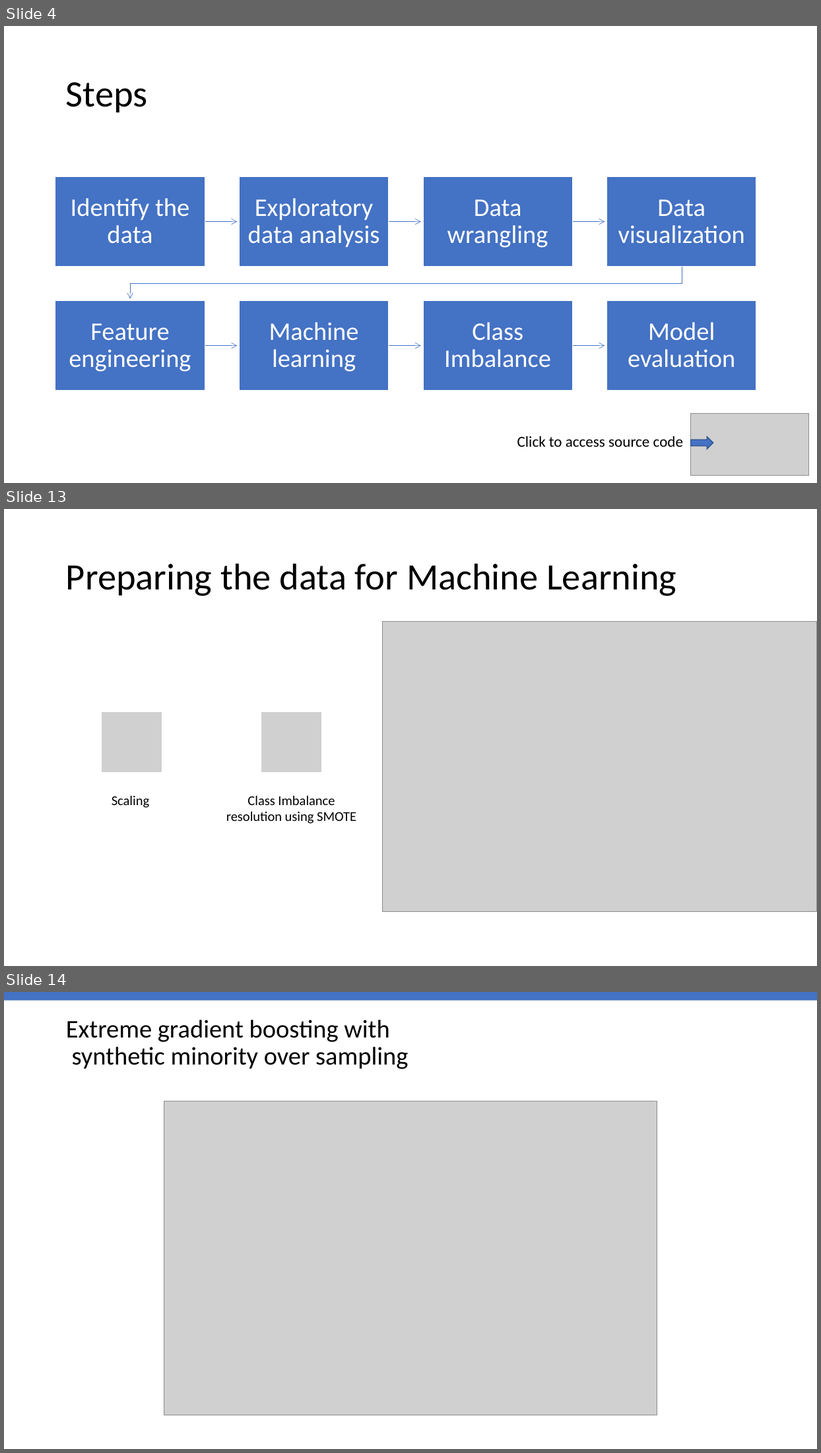
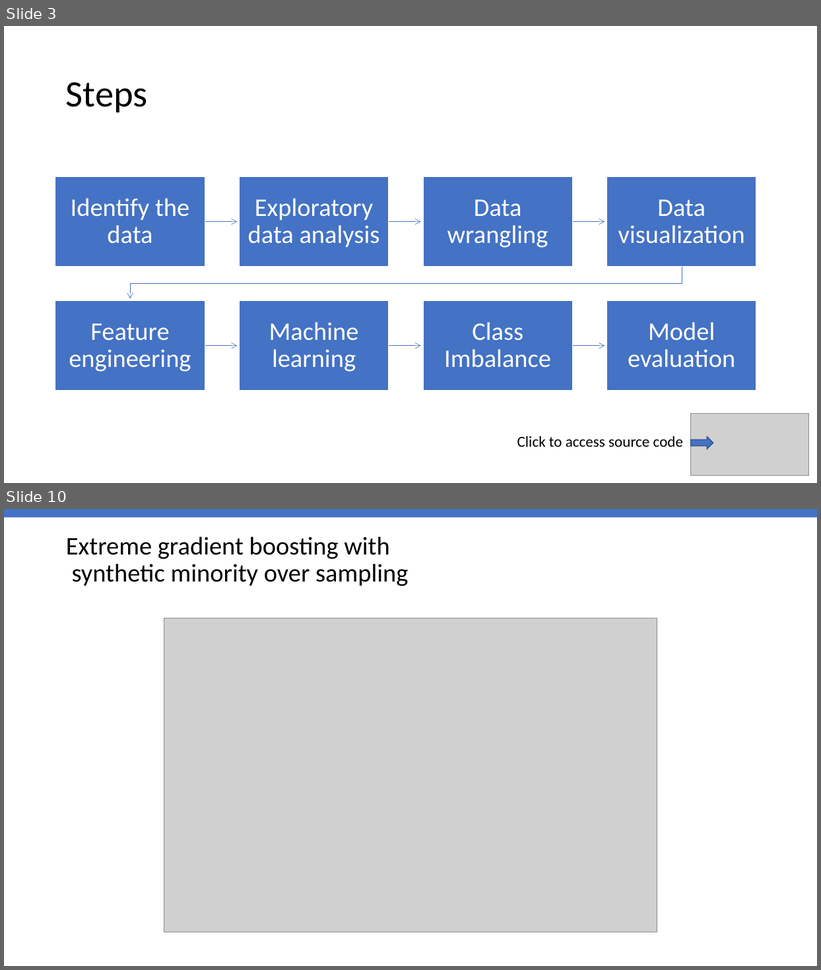
Before and after one commit to vaddhiparthy/credit_risk, a slide deck: CreditRisk_PPT_Vaddhiparthy.pptx. Shown one above the other, each under a label of ours: slides 4, 13 and 14 before the commit, slides 3 and 10 after it; the slides between them are not shown. The pictures are 821x1453 and 821x970 pixels, drawn with LibreOffice and Linux fonts; fonts in the diff are those of the drawing; grey boxes stand for pictures. Boxes give left, top, right and bottom in pixels: in the first picture for what was removed or moved away, otherwise in the second. Text is boxed around its words. In the diff, an @@ line names an element or a change of style, - is before the commit and + after.

```diff
--- a/CreditRisk_PPT_Vaddhiparthy.pptx
+++ b/CreditRisk_PPT_Vaddhiparthy.pptx
@@ slide 13 removed at box(4, 509, 817, 966), background #FFFFFF @@
@@ title removed at box(66, 563, 677, 596) @@
-Preparing the data for Machine Learning
@@ picture removed at box(383, 622, 817, 912) @@
@@ group removed at box(102, 712, 356, 824): 2 pictures, 2 texts @@
-Scaling
-Class Imbalance resolution using SMOTE
@@ what was slide 4 is now slide 3 @@
@@ what was slide 14 is now slide 10 @@
```
Also in this commit, not shown: 3 slides changed, 4 slides added, 7 other slides removed, 1 other file.
